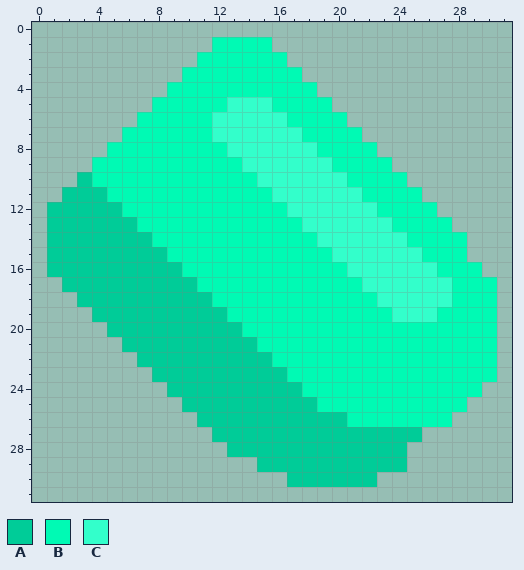
One commit to this pixel-art sprite: sprites/items/aetherium.png. Above is the file before it was changed.
The file is 32x32 pixels. Pixels under 10% opacity are left out.
Palette (. is transparent): A #00cc98  B #00fab4  C #33ffcb
Pixels before, first column x 1:
 1 ...........BBBB...............
 2 ..........BBBBBB..............
 3 .........BBBBBBBB.............
 4 ........BBBBBBBBBB............
 5 .......BBBBBCCCBBBB...........
 6 ......BBBBBCCCCCBBBB..........
 7 .....BBBBBBCCCCCCBBBB.........
 8 ....BBBBBBBBCCCCCCBBBB........
 9 ...BBBBBBBBBBCCCCCCBBBB.......
10 ..ABBBBBBBBBBBCCCCCCBBBB......
11 .AAABBBBBBBBBBBCCCCCCBBBB.....
12 AAAAABBBBBBBBBBBCCCCCCBBBB....
13 AAAAAABBBBBBBBBBBCCCCCCBBBB...
14 AAAAAAABBBBBBBBBBBCCCCCCBBBB..
15 AAAAAAAABBBBBBBBBBBCCCCCCBBB..
16 AAAAAAAAABBBBBBBBBBBCCCCCCBBB.
17 .AAAAAAAAABBBBBBBBBBBCCCCCCBBB
18 ..AAAAAAAAABBBBBBBBBBBCCCCCBBB
19 ...AAAAAAAAABBBBBBBBBBBCCCBBBB
20 ....AAAAAAAAABBBBBBBBBBBBBBBBB
21 .....AAAAAAAAABBBBBBBBBBBBBBBB
22 ......AAAAAAAAABBBBBBBBBBBBBBB
23 .......AAAAAAAAABBBBBBBBBBBBBB
24 ........AAAAAAAAABBBBBBBBBBBB.
25 .........AAAAAAAAABBBBBBBBBB..
26 ..........AAAAAAAAAABBBBBBB...
27 ...........AAAAAAAAAAAAAA.....
28 ............AAAAAAAAAAAA......
29 ..............AAAAAAAAAA......
30 ................AAAAAA........
New version:
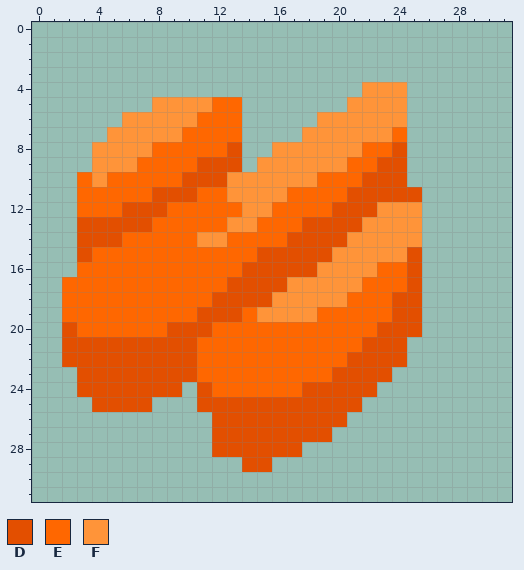
Colours new in this view: D #e34f00  E #ff6700  F #ff9439
Difference:
Changed rows in their new state; - is an unchanged pixel.
first column x 1:
 1 -----------....---------------
 2 ----------......--------------
 3 ---------........-------------
 4 --------..........---FFF------
 5 -------FFFFEE......-FFFF------
 6 -----FFFFFEEE.....FFFFFF------
 7 ----FFFFFEEEE....FFFFFFE------
 8 ---FFFFEEEEED..FFFFFFEED------
 9 ---FFFEEEEDDD.FFFFFFEEDD------
10 --EFEEEEEDDDFFFFFFEEEDDD------
11 -.EEEEEDDDEEFFFFEEEEDDDDD-----
12 ..EEEDDDEEEEEFFEEEEDDDFFF.----
13 ..DDDDDEEEEEFFEEEDDDDFFFF..---
14 ..DDDEEEEEFFEEEEDDDDFFFFF...--
15 ..DEEEEEEEEEEEDDDDDFFFFFD...--
16 ..EEEEEEEEEEEDDDDDFFFFEED....-
17 -EEEEEEEEEEEDDDDFFFFFEEED.....
18 -EEEEEEEEEEDDDDFFFFFEEEDD.....
19 -EEEEEEEEEDDDEFFFFEEEEEDD.....
20 -DEEEEEEDDDEEEEEEEEEEEDDD.....
21 -DDDDDDDDDEEEEEEEEEEEDDD......
22 -DDDDDDDDDEEEEEEEEEEDDDD......
23 --DDDDDDDDEEEEEEEEEDDDD.......
24 --DDDDDDD.DEEEEEEDDDDD.......-
25 ---DDDD--.DDDDDDDDDDD.......--
26 ----------.DDDDDDDDD.......---
27 -----------DDDDDDDD......-----
28 -----------DDDDDD.......------
29 -------------DD.........------
30 ----------------......--------
Pixel boxes of the changes (left, top, right, bottom) in both pictures:
changed: (47, 37, 497, 487)
